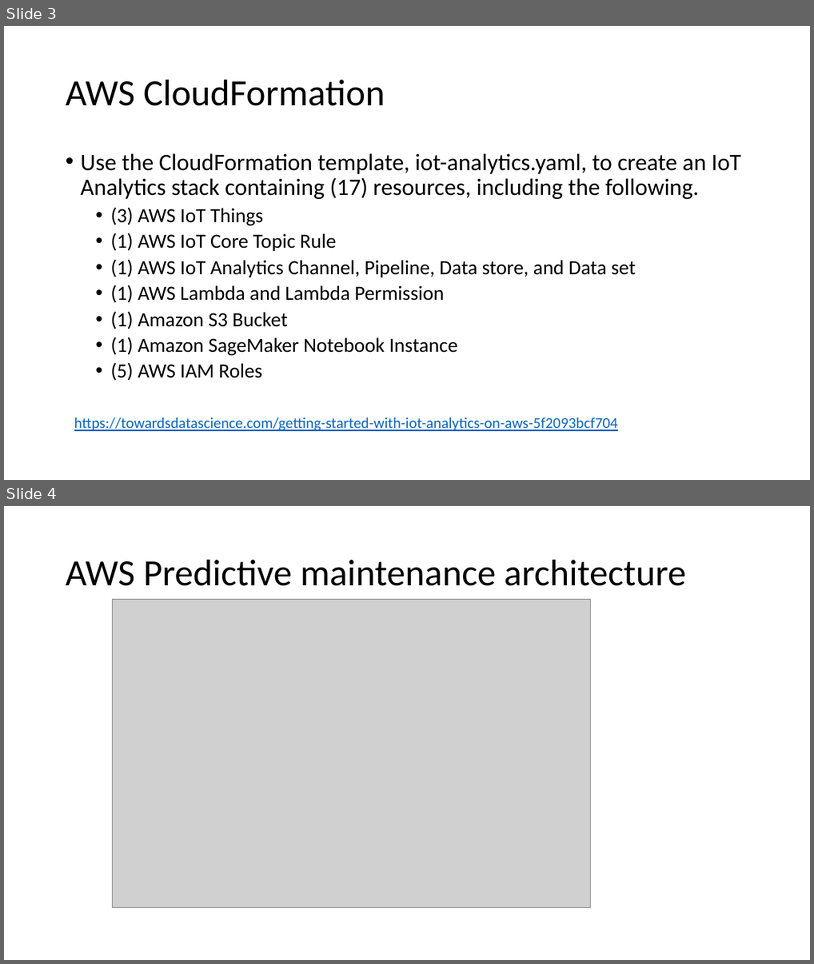
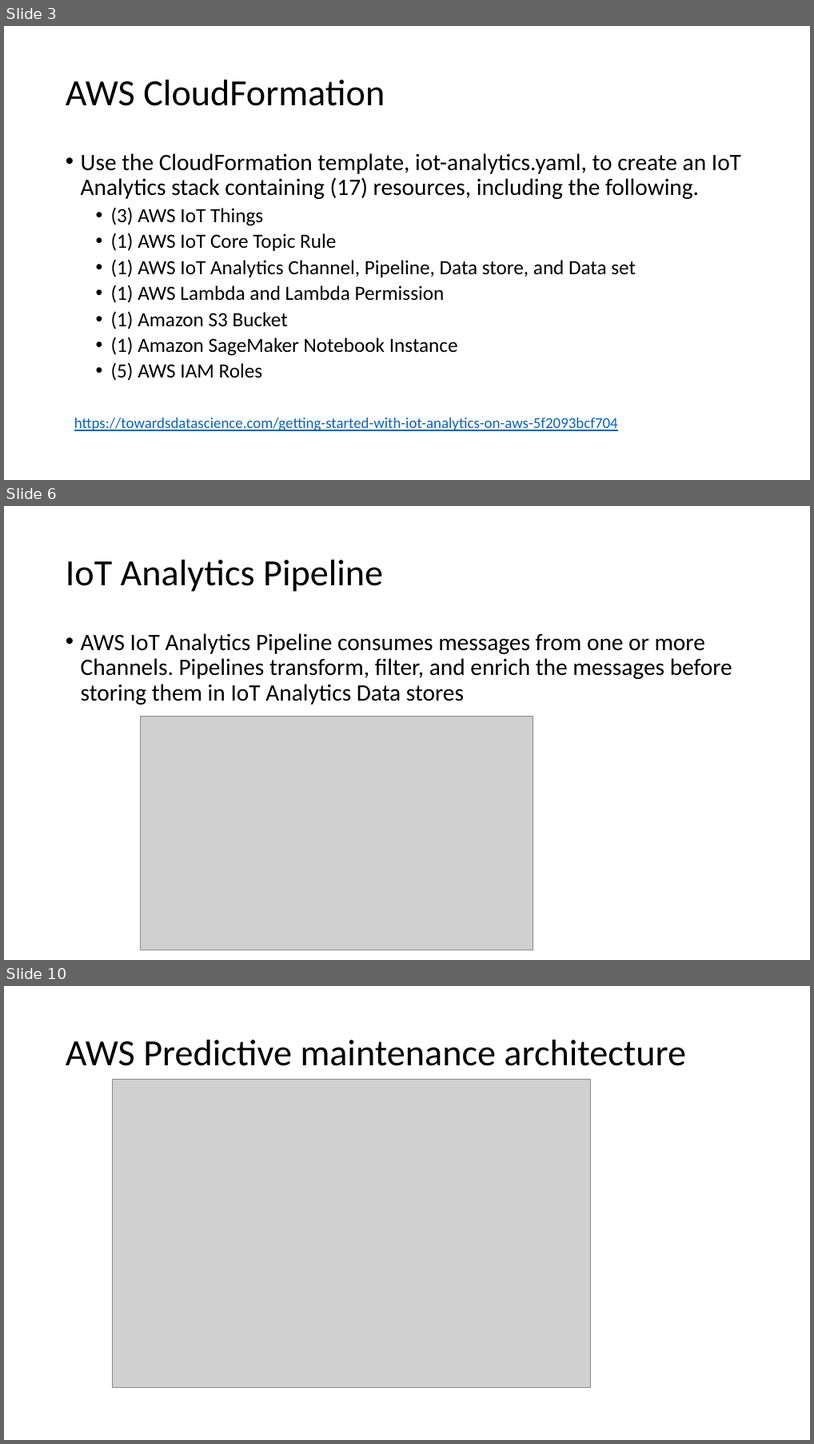
Before and after one commit to xuan0802/iot_slide, a slide deck: IoT analytics.pptx. Shown one above the other, each under a label of ours: slides 3 and 4 before the commit, slides 3, 6 and 10 after it; the slides between them are not shown. The pictures are 814x964 and 814x1444 pixels, drawn with LibreOffice and Linux fonts; fonts in the diff are those of the drawing; grey boxes stand for pictures. Boxes give left, top, right and bottom in pixels: in the first picture for what was removed or moved away, otherwise in the second. Text is boxed around its words. In the diff, an @@ line names an element or a change of style, - is before the commit and + after.

Commit message:
update

```diff
--- a/IoT analytics.pptx
+++ b/IoT analytics.pptx
@@ slide 6 added at (4,506,810,960), background #FFFFFF @@
@@ title added at (66,560,383,592), 44 pt, text #000000 @@
+IoT Analytics Pipeline
@@ text added at (81,633,733,704), 28 pt, text #000000 @@
+• AWS IoT Analytics Pipeline consumes messages from one or more Channels. Pipelines transform, filter, and enrich the messages before storing them in IoT Analytics Data stores
@@ picture added at (140,716,534,950) @@
@@ what was slide 4 is now slide 10 @@
```
Also in this commit, not shown: 5 other slides added.
